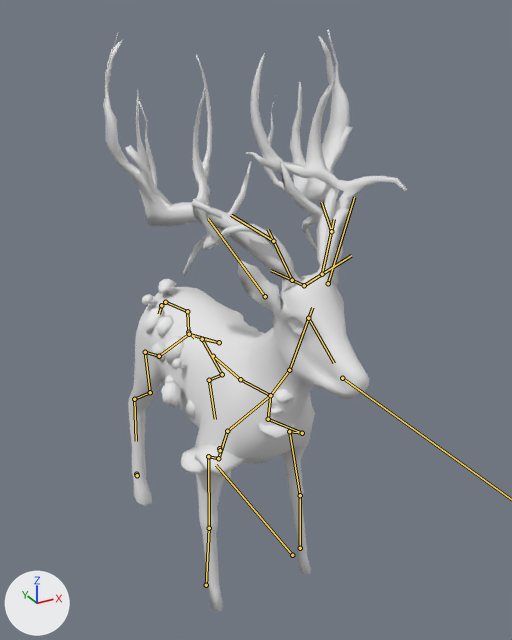
What one commit did to the FBX model Animation_Files/Hirsch_Animation1_Run.fbx.
One viewpoint serves both versions: a camera (50 mm lens) standing at (-1.84, -3.95, 3.69) and looking at (0.14, -0.34, 1.89). Lighting does not change. The marker at lower left points along +X, +Y and +Z. The bones that bend it are drawn over the model as lines.

Names of what the first picture shows: 'Armature'.
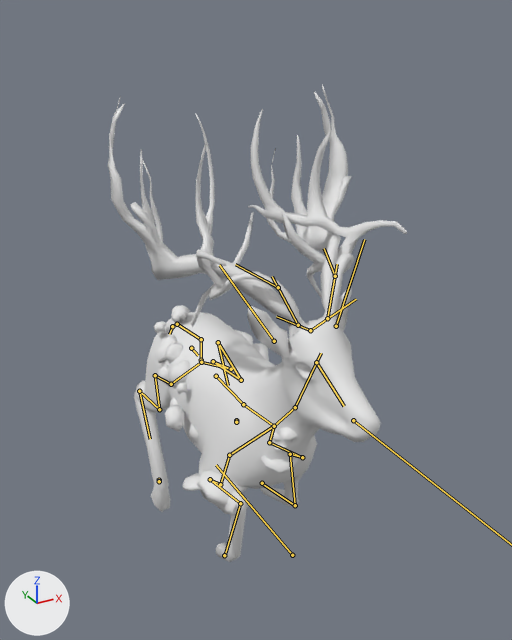
The newer file adds an action. The first version stands in its rest pose; the second is drawn at frame 25 of the action 'Armature.001|ArmatureAction.001'.

Location of each change, (x1, y1, x2, y2) in pixels of the pictures (512 x 640 px):
'Armature', posed (18% shorter): before (103, 29, 407, 612); after (108, 85, 407, 562)
bone 'Bone', root to tip: before (188, 332) to (194, 338); after (191, 348) to (198, 355)
bone 'Bone.004', root to tip: before (188, 332) to (187, 311); after (201, 360) to (201, 339)
bone 'Bone.001', root to tip: before (270, 395) to (289, 370); after (274, 426) to (295, 407)
bone 'Bone.010', root to tip: before (289, 370) to (312, 307); after (295, 407) to (321, 353)
bone 'Bone.002', root to tip: before (308, 318) to (334, 363); after (316, 362) to (344, 406)
bone 'Bone_L.005', root to tip: before (289, 431) to (300, 495); after (290, 454) to (295, 505)
bone 'Bone_L.002', root to tip: before (300, 495) to (300, 549); after (295, 505) to (261, 483)
bone 'Bone_R.005', root to tip: before (208, 456) to (209, 528); after (210, 479) to (240, 503)
bone 'Bone_R.002', root to tip: before (209, 528) to (206, 586); after (240, 503) to (224, 556)
bone 'Bone_L.006', root to tip: before (189, 334) to (218, 342); after (201, 362) to (231, 369)
bone 'Bone_L.008', root to tip: before (202, 339) to (222, 374); after (213, 361) to (241, 380)
bone 'Bone_L.009', root to tip: before (222, 374) to (209, 380); after (241, 380) to (218, 342)
bone 'Bone_L.010', root to tip: before (209, 380) to (215, 419); after (218, 342) to (228, 385)
bone 'Bone_R.006', root to tip: before (189, 334) to (159, 356); after (201, 362) to (171, 384)
bone 'Bone_R.008', root to tip: before (145, 352) to (150, 392); after (155, 375) to (159, 409)
bone 'Bone_R.009', root to tip: before (150, 392) to (134, 399); after (159, 409) to (139, 391)
bone 'Bone_R.010', root to tip: before (134, 399) to (136, 441); after (139, 391) to (150, 439)
bone 'Bone_L.012', root to tip: before (300, 548) to (299, 547); after (262, 483) to (262, 483)
bone 'Bone_R.012', root to tip: before (206, 585) to (205, 584); after (224, 555) to (224, 554)
bone 'Bone_R.003', root to tip: before (206, 585) to (206, 586); after (224, 555) to (224, 555)
bone 'Bone_L.013', root to tip: before (219, 448) to (218, 448); after (236, 420) to (235, 419)
bone 'Bone_R.013', root to tip: before (136, 474) to (136, 473); after (159, 480) to (158, 478)

The change in detail:
Bone 'Bone' (bone_bone) moves from (0.0, 0.0, 0.0) to (0.0, 0.047, 0.11).
Bone 'Bone' (bone_bone) turns from (0, 0, 0) to (4, 0, 0) degrees about its own x, y and z.
Bone 'Bone.004' (bone_bone_004) moves from (0.0, 0.0, 0.0) to (0.0, -0.012, 0.166).
Bone 'Bone.001' (bone_bone_001) turns from (0, 0, 0) to (-2, 0, 0) degrees about its own x, y and z.
Bone 'Bone.010' (bone_bone_010) turns from (0, 0, 0) to (2, 0, 0) degrees about its own x, y and z.
Bone 'Bone.002' (bone_bone_002) turns from (0, 0, 0) to (9, 0, 0) degrees about its own x, y and z.
Bone 'Bone_L.005' (bone_bone_l_005) turns from (0, 0, 0) to (11, 2, -3) degrees about its own x, y and z.
Bone 'Bone_L.002' (bone_bone_l_002) turns from (0, 0, 0) to (-60, -2, -3) degrees about its own x, y and z.
Bone 'Bone_R.005' (bone_bone_r_005) turns from (0, 0, 0) to (-101, 6, 7) degrees about its own x, y and z.
Bone 'Bone_R.002' (bone_bone_r_002) turns from (0, 0, 0) to (-109, 9, 11) degrees about its own x, y and z.
Bone 'Bone_L.006' (bone_bone_l_006) moves from (0.0, 0.0, 0.0) to (0.166, 0.007, -0.011).
Bone 'Bone_L.008' (bone_bone_l_008) turns from (0, 0, 0) to (-41, 6, -14) degrees about its own x, y and z.
Bone 'Bone_L.009' (bone_bone_l_009) turns from (0, 0, 0) to (99, 5, 9) degrees about its own x, y and z.
Bone 'Bone_L.010' (bone_bone_l_010) turns from (0, 0, 0) to (-68, 7, 8) degrees about its own x, y and z.
Bone 'Bone_R.006' (bone_bone_r_006) moves from (0.0, 0.0, 0.0) to (-0.166, 0.007, -0.011).
Bone 'Bone_R.008' (bone_bone_r_008) turns from (0, 0, 0) to (-27, -2, 8) degrees about its own x, y and z.
Bone 'Bone_R.009' (bone_bone_r_009) turns from (0, 0, 0) to (50, -4, -5) degrees about its own x, y and z.
Bone 'Bone_R.010' (bone_bone_r_010) turns from (0, 0, 0) to (-58, -5, -6) degrees about its own x, y and z.
Bone 'Bone.003' (bone_bone_003) moves from (0.0, 0.0, 0.0) to (0.0, 0.106, -0.183).
Bone 'Bone_L.012' (bone_bone_l_012) moves from (0.0, 0.0, 0.0) to (0.0, 0.56, 0.2).
Bone 'Bone_L.012' (bone_bone_l_012) turns from (0, 0, 0) to (150, 0, 0) degrees about its own x, y and z.
Bone 'Bone_R.012' (bone_bone_r_012) moves from (0.0, 0.0, 0.0) to (0.0, -0.296, 0.485).
Bone 'Bone_R.012' (bone_bone_r_012) turns from (0, 0, 0) to (20, 0, 0) degrees about its own x, y and z.
Bone 'Bone_R.003' (bone_bone_r_003) turns from (0, 0, 0) to (-71, 0, 0) degrees about its own x, y and z.
Bone 'Bone_L.013' (bone_bone_l_013) moves from (0.0, 0.0, 0.0) to (0.0, -0.327, 0.463).
Bone 'Bone_L.013' (bone_bone_l_013) turns from (0, 0, 0) to (23, 0, 0) degrees about its own x, y and z.
Bone 'Bone_R.013' (bone_bone_r_013) moves from (0.0, 0.0, 0.0) to (0.0, -0.527, 0.28).
Bone 'Bone_R.013' (bone_bone_r_013) turns from (0, 0, 0) to (29, 0, 0) degrees about its own x, y and z.
